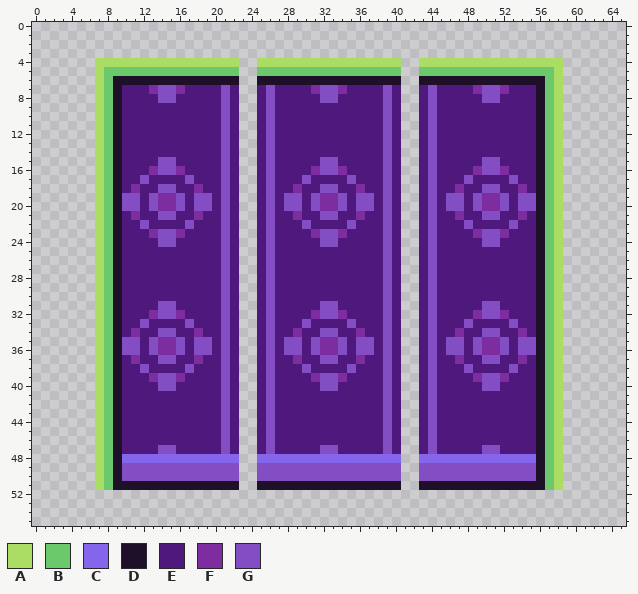
Sprite sheet -- Art/Tilesets/wall-tiles-wip.png. Above: the version before the commit.
The file is 66x56 pixels.
Palette (. is transparent): A #abdd64  B #6bc96c  C #8465ec  D #1f102a  E #4e187c  F #7d2da0  G #834dc4
Pixels before (only the part around the change), first column x 0:
 0 ...............................................................
 1 ...............................................................
 2 ...............................................................
 3 ...............................................................
 4 .......AAAAAAAAAAAAAAAA..AAAAAAAAAAAAAAAA..AAAAAAAAAAAAAAAA....
 5 .......ABBBBBBBBBBBBBBB..BBBBBBBBBBBBBBBB..BBBBBBBBBBBBBBBA....
 6 .......ABDDDDDDDDDDDDDD..DDDDDDDDDDDDDDDD..DDDDDDDDDDDDDDBA....
 7 .......ABDEEEFGGFEEEEGE..EGEEEEFGGFEEEEGE..EGEEEEFGGFEEEDBA....
 8 .......ABDEEEEGGEEEEEGE..EGEEEEEGGEEEEEGE..EGEEEEEGGEEEEDBA....
 9 .......ABDEEEEEEEEEEEGE..EGEEEEEEEEEEEEGE..EGEEEEEEEEEEEDBA....
10 .......ABDEEEEEEEEEEEGE..EGEEEEEEEEEEEEGE..EGEEEEEEEEEEEDBA....
11 .......ABDEEEEEEEEEEEGE..EGEEEEEEEEEEEEGE..EGEEEEEEEEEEEDBA....
12 .......ABDEEEEEEEEEEEGE..EGEEEEEEEEEEEEGE..EGEEEEEEEEEEEDBA....
13 .......ABDEEEEEEEEEEEGE..EGEEEEEEEEEEEEGE..EGEEEEEEEEEEEDBA....
14 .......ABDEEEEEEEEEEEGE..EGEEEEEEEEEEEEGE..EGEEEEEEEEEEEDBA....
15 .......ABDEEEEGGEEEEEGE..EGEEEEEGGEEEEEGE..EGEEEEEGGEEEEDBA....
16 .......ABDEEEFGGFEEEEGE..EGEEEEFGGFEEEEGE..EGEEEEFGGFEEEDBA....
17 .......ABDEEGEEEEGEEEGE..EGEEEGEEEEGEEEGE..EGEEEGEEEEGEEDBA....
18 .......ABDEFEEGGEEFEEGE..EGEEFEEGGEEFEEGE..EGEEFEEGGEEFEDBA....
19 .......ABDGGEGFFGEGGEGE..EGEGGEGFFGEGGEGE..EGEGGEGFFGEGGDBA....
20 .......ABDGGEGFFGEGGEGE..EGEGGEGFFGEGGEGE..EGEGGEGFFGEGGDBA....
21 .......ABDEFEEGGEEFEEGE..EGEEFEEGGEEFEEGE..EGEEFEEGGEEFEDBA....
22 .......ABDEEGEEEEGEEEGE..EGEEEGEEEEGEEEGE..EGEEEGEEEEGEEDBA....
23 .......ABDEEEFGGFEEEEGE..EGEEEEFGGFEEEEGE..EGEEEEFGGFEEEDBA....
24 .......ABDEEEEGGEEEEEGE..EGEEEEEGGEEEEEGE..EGEEEEEGGEEEEDBA....
25 .......ABDEEEEEEEEEEEGE..EGEEEEEEEEEEEEGE..EGEEEEEEEEEEEDBA....
26 .......ABDEEEEEEEEEEEGE..EGEEEEEEEEEEEEGE..EGEEEEEEEEEEEDBA....
27 .......ABDEEEEEEEEEEEGE..EGEEEEEEEEEEEEGE..EGEEEEEEEEEEEDBA....
28 .......ABDEEEEEEEEEEEGE..EGEEEEEEEEEEEEGE..EGEEEEEEEEEEEDBA....
29 .......ABDEEEEEEEEEEEGE..EGEEEEEEEEEEEEGE..EGEEEEEEEEEEEDBA....
30 .......ABDEEEEEEEEEEEGE..EGEEEEEEEEEEEEGE..EGEEEEEEEEEEEDBA....
31 .......ABDEEEEGGEEEEEGE..EGEEEEEGGEEEEEGE..EGEEEEEGGEEEEDBA....
32 .......ABDEEEFGGFEEEEGE..EGEEEEFGGFEEEEGE..EGEEEEFGGFEEEDBA....
33 .......ABDEEGEEEEGEEEGE..EGEEEGEEEEGEEEGE..EGEEEGEEEEGEEDBA....
34 .......ABDEFEEGGEEFEEGE..EGEEFEEGGEEFEEGE..EGEEFEEGGEEFEDBA....
35 .......ABDGGEGFFGEGGEGE..EGEGGEGFFGEGGEGE..EGEGGEGFFGEGGDBA....
36 .......ABDGGEGFFGEGGEGE..EGEGGEGFFGEGGEGE..EGEGGEGFFGEGGDBA....
37 .......ABDEFEEGGEEFEEGE..EGEEFEEGGEEFEEGE..EGEEFEEGGEEFEDBA....
38 .......ABDEEGEEEEGEEEGE..EGEEEGEEEEGEEEGE..EGEEEGEEEEGEEDBA....
39 .......ABDEEEFGGFEEEEGE..EGEEEEFGGFEEEEGE..EGEEEEFGGFEEEDBA....
40 .......ABDEEEEGGEEEEEGE..EGEEEEEGGEEEEEGE..EGEEEEEGGEEEEDBA....
41 .......ABDEEEEEEEEEEEGE..EGEEEEEEEEEEEEGE..EGEEEEEEEEEEEDBA....
42 .......ABDEEEEEEEEEEEGE..EGEEEEEEEEEEEEGE..EGEEEEEEEEEEEDBA....
43 .......ABDEEEEEEEEEEEGE..EGEEEEEEEEEEEEGE..EGEEEEEEEEEEEDBA....
44 .......ABDEEEEEEEEEEEGE..EGEEEEEEEEEEEEGE..EGEEEEEEEEEEEDBA....
45 .......ABDEEEEEEEEEEEGE..EGEEEEEEEEEEEEGE..EGEEEEEEEEEEEDBA....
46 .......ABDEEEEEEEEEEEGE..EGEEEEEEEEEEEEGE..EGEEEEEEEEEEEDBA....
47 .......ABDEEEEGGEEEEEGE..EGEEEEEGGEEEEEGE..EGEEEEEGGEEEEDBA....
48 .......ABDCCCCCCCCCCCCC..CCCCCCCCCCCCCCCC..CCCCCCCCCCCCCDBA....
49 .......ABDGGGGGGGGGGGGG..GGGGGGGGGGGGGGGG..GGGGGGGGGGGGGDBA....
50 .......ABDGGGGGGGGGGGGG..GGGGGGGGGGGGGGGG..GGGGGGGGGGGGGDBA....
51 .......ABDDDDDDDDDDDDDD..DDDDDDDDDDDDDDDD..DDDDDDDDDDDDDDBA....
52 ...............................................................
53 ...............................................................
54 ...............................................................
55 ...............................................................
Now the later version:
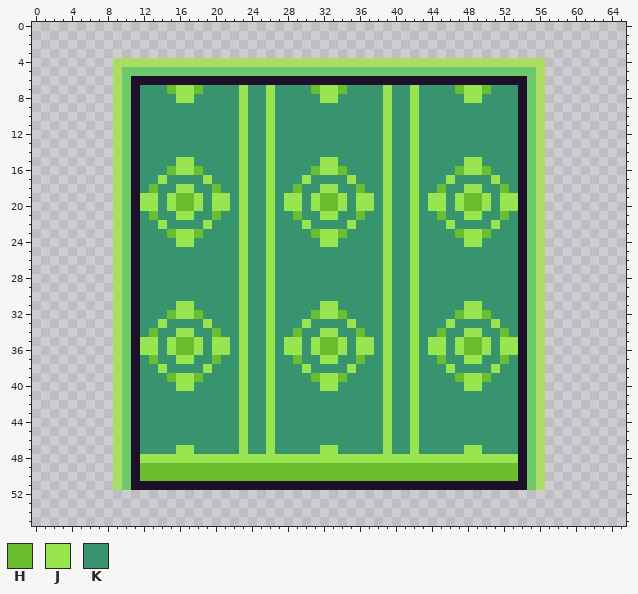
Colours new in this view: H #6abe30  J #99e550  K #37946e
From old to new:
Changed rows in their new state; - is an unchanged pixel.
first column x 7:
 4 ..--------------AA----------------AA--------------..
 5 ..A-------------BB----------------BB-------------A..
 6 ..AB------------DD----------------DD------------BA..
 7 ..ABDKKKHJJHKKKKJKKJKKKKHJJHKKKKJKKJKKKKHJJHKKKDBA..
 8 ..ABDKKKKJJKKKKKJKKJKKKKKJJKKKKKJKKJKKKKKJJKKKKDBA..
 9 ..ABDKKKKKKKKKKKJKKJKKKKKKKKKKKKJKKJKKKKKKKKKKKDBA..
10 ..ABDKKKKKKKKKKKJKKJKKKKKKKKKKKKJKKJKKKKKKKKKKKDBA..
11 ..ABDKKKKKKKKKKKJKKJKKKKKKKKKKKKJKKJKKKKKKKKKKKDBA..
12 ..ABDKKKKKKKKKKKJKKJKKKKKKKKKKKKJKKJKKKKKKKKKKKDBA..
13 ..ABDKKKKKKKKKKKJKKJKKKKKKKKKKKKJKKJKKKKKKKKKKKDBA..
14 ..ABDKKKKKKKKKKKJKKJKKKKKKKKKKKKJKKJKKKKKKKKKKKDBA..
15 ..ABDKKKKJJKKKKKJKKJKKKKKJJKKKKKJKKJKKKKKJJKKKKDBA..
16 ..ABDKKKHJJHKKKKJKKJKKKKHJJHKKKKJKKJKKKKHJJHKKKDBA..
17 ..ABDKKJKKKKJKKKJKKJKKKJKKKKJKKKJKKJKKKJKKKKJKKDBA..
18 ..ABDKHKKJJKKHKKJKKJKKHKKJJKKHKKJKKJKKHKKJJKKHKDBA..
19 ..ABDJJKJHHJKJJKJKKJKJJKJHHJKJJKJKKJKJJKJHHJKJJDBA..
20 ..ABDJJKJHHJKJJKJKKJKJJKJHHJKJJKJKKJKJJKJHHJKJJDBA..
21 ..ABDKHKKJJKKHKKJKKJKKHKKJJKKHKKJKKJKKHKKJJKKHKDBA..
22 ..ABDKKJKKKKJKKKJKKJKKKJKKKKJKKKJKKJKKKJKKKKJKKDBA..
23 ..ABDKKKHJJHKKKKJKKJKKKKHJJHKKKKJKKJKKKKHJJHKKKDBA..
24 ..ABDKKKKJJKKKKKJKKJKKKKKJJKKKKKJKKJKKKKKJJKKKKDBA..
25 ..ABDKKKKKKKKKKKJKKJKKKKKKKKKKKKJKKJKKKKKKKKKKKDBA..
26 ..ABDKKKKKKKKKKKJKKJKKKKKKKKKKKKJKKJKKKKKKKKKKKDBA..
27 ..ABDKKKKKKKKKKKJKKJKKKKKKKKKKKKJKKJKKKKKKKKKKKDBA..
28 ..ABDKKKKKKKKKKKJKKJKKKKKKKKKKKKJKKJKKKKKKKKKKKDBA..
29 ..ABDKKKKKKKKKKKJKKJKKKKKKKKKKKKJKKJKKKKKKKKKKKDBA..
30 ..ABDKKKKKKKKKKKJKKJKKKKKKKKKKKKJKKJKKKKKKKKKKKDBA..
31 ..ABDKKKKJJKKKKKJKKJKKKKKJJKKKKKJKKJKKKKKJJKKKKDBA..
32 ..ABDKKKHJJHKKKKJKKJKKKKHJJHKKKKJKKJKKKKHJJHKKKDBA..
33 ..ABDKKJKKKKJKKKJKKJKKKJKKKKJKKKJKKJKKKJKKKKJKKDBA..
34 ..ABDKHKKJJKKHKKJKKJKKHKKJJKKHKKJKKJKKHKKJJKKHKDBA..
35 ..ABDJJKJHHJKJJKJKKJKJJKJHHJKJJKJKKJKJJKJHHJKJJDBA..
36 ..ABDJJKJHHJKJJKJKKJKJJKJHHJKJJKJKKJKJJKJHHJKJJDBA..
37 ..ABDKHKKJJKKHKKJKKJKKHKKJJKKHKKJKKJKKHKKJJKKHKDBA..
38 ..ABDKKJKKKKJKKKJKKJKKKJKKKKJKKKJKKJKKKJKKKKJKKDBA..
39 ..ABDKKKHJJHKKKKJKKJKKKKHJJHKKKKJKKJKKKKHJJHKKKDBA..
40 ..ABDKKKKJJKKKKKJKKJKKKKKJJKKKKKJKKJKKKKKJJKKKKDBA..
41 ..ABDKKKKKKKKKKKJKKJKKKKKKKKKKKKJKKJKKKKKKKKKKKDBA..
42 ..ABDKKKKKKKKKKKJKKJKKKKKKKKKKKKJKKJKKKKKKKKKKKDBA..
43 ..ABDKKKKKKKKKKKJKKJKKKKKKKKKKKKJKKJKKKKKKKKKKKDBA..
44 ..ABDKKKKKKKKKKKJKKJKKKKKKKKKKKKJKKJKKKKKKKKKKKDBA..
45 ..ABDKKKKKKKKKKKJKKJKKKKKKKKKKKKJKKJKKKKKKKKKKKDBA..
46 ..ABDKKKKKKKKKKKJKKJKKKKKKKKKKKKJKKJKKKKKKKKKKKDBA..
47 ..ABDKKKKJJKKKKKJKKJKKKKKJJKKKKKJKKJKKKKKJJKKKKDBA..
48 ..ABDJJJJJJJJJJJJJJJJJJJJJJJJJJJJJJJJJJJJJJJJJJDBA..
49 ..ABDHHHHHHHHHHHHHHHHHHHHHHHHHHHHHHHHHHHHHHHHHHDBA..
50 ..ABDHHHHHHHHHHHHHHHHHHHHHHHHHHHHHHHHHHHHHHHHHHDBA..
51 ..AB------------DD----------------DD------------BA..
